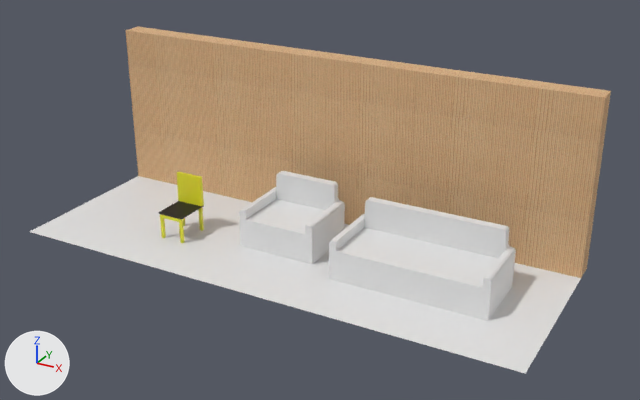
Renders of the Blender file Blender projects/furniture.blend from each side of a commit.
Rendered twice from a 50 mm camera at (28.75, -21.62, 13.69) aimed at (15.92, 1.7, 2.02). Lighting does not change. The marker at lower left points along +X, +Y and +Z.

The first picture shows 'Plane', 'Plane.001', 'Plane.002', 'armchair', 'chair', 'sofa', 'wall', 'wall.001', 'wall.002'.
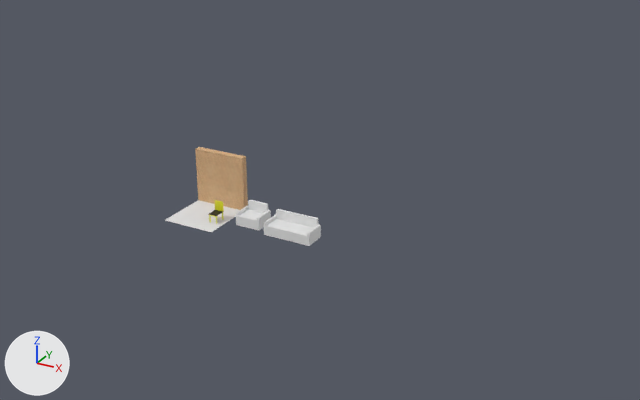
Location of each change, [x1, y1, x2, y2] in pixels of the pictures (640 x 400 px; the box of a moved part takes in the faces that stretch with it):
'wall.002', deleted: before [410, 66, 611, 278]
'wall.001', deleted: before [258, 44, 424, 225]
'wall', mesh rescaled, moved (63% narrower, 64% shorter): before [125, 27, 269, 202]; after [195, 147, 248, 210]
'sofa', mesh rescaled, moved (69% narrower, 70% shorter): before [329, 197, 516, 321]; after [264, 209, 321, 246]
'Plane.001', deleted: before [327, 263, 581, 374]
'Plane', reshaped, moved (66% narrower, 65% shorter): before [30, 176, 252, 270]; after [165, 200, 240, 232]
'Plane.002', deleted: before [165, 221, 358, 317]
'armchair', mesh rescaled, moved (66% narrower, 67% shorter): before [239, 171, 345, 264]; after [236, 200, 271, 230]
'chair', mesh rescaled, moved (66% narrower, 65% shorter): before [158, 172, 204, 243]; after [209, 200, 224, 224]
part 3 of me_cube_002, moved or reshaped: before [125, 27, 611, 278]; after [195, 147, 248, 210]

What the commit changed:
me_cube_001 has 117 vertices, 129 faces and spans x -0.51..0.51, y -0.62..0.62, z 0.0..2.04.
me_cube_001 is used by ob_chair; location (10.88, 0.82, 0.0).
me_cube_001 part 1: the whole mesh is scaled about the mesh origin by 0.333.
me_cube has 130 vertices, 116 faces, 3 loose edges and spans x -2.65..2.65, y -1.15..1.15, z 0.0..2.05.
me_cube is used by ob_sofa; location (19.61, 1.54, 0.0).
me_cube part 2: the whole mesh is scaled about the mesh origin by 0.333.
me_cube_002 has 8 vertices, 6 faces and spans x -0.38..0.38, y -3.0..3.0, z 0.0..6.0.
me_cube_002 is used by ob_wall; location (9.01, 4.69, 0.0); rotation (0.0, 0.0, -1.571), in degrees (0, 0, -90).
me_cube_002 part 3: the whole mesh is scaled about the mesh origin by 0.333.
me_plane has 4 vertices, 1 face and spans x -3.0..3.0, y -3.0..3.0, z 0.0.
me_plane is used by ob_plane; location (9.01, 1.31, 0.0); rotation (0.0, 0.0, -1.571), in degrees (0, 0, -90).
Part 4, on me_plane:
Vertex 0 of me_plane moves from (-3.0, -3.0, 0.0) at pixel (138, 175) to (-1.0, -1.0, 0.0) at pixel (198, 200).
Vertex 1 of me_plane moves from (3.0, -3.0, 0.0) at pixel (29, 231) to (1.0, -1.0, 0.0) at pixel (164, 220).
Vertex 2 of me_plane moves from (-3.0, 3.0, 0.0) to (-1.0, 1.0, 0.0).
Vertex 3 of me_plane moves from (3.0, 3.0, 0.0) at pixel (164, 270) to (1.0, 1.0, 0.0) at pixel (211, 232).
me_cube_003 has 130 vertices, 116 faces, 3 loose edges and spans x -1.45..1.38, y -2.0..0.29, z 0.0..2.05.
me_cube_003 is used by ob_armchair; location (14.64, 2.99, 0.0); rotation (0.0, 0.0, 6.283), in degrees (0, 0, 360).
me_cube_003 part 5: the whole mesh is scaled about the mesh origin by 0.333.
Object 'chair' (ob_chair) moves from (10.88, 0.82, 0.0) to (12.09, 1.21, 0.61).
Object 'sofa' (ob_sofa) moves from (19.61, 1.54, 0.0) to (14.99, 1.45, 0.61).
Object 'wall' (ob_wall) moves from (9.01, 4.69, 0.0) to (11.46, 2.5, 0.61).
Object 'Plane' (ob_plane) moves from (9.01, 1.31, 0.0) to (11.46, 1.37, 0.61).
Object 'Plane.001' (ob_plane_001) is deleted.
Object 'Plane.002' (ob_plane_002) is deleted.
Object 'wall.001' (ob_wall_001) is deleted.
Object 'armchair' (ob_armchair) moves from (14.64, 2.99, 0.0) to (13.34, 1.93, 0.61).
Object 'wall.002' (ob_wall_002) is deleted.
